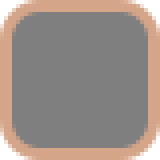
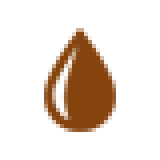
Comparing the layer stacks of the two 160 × 160 images. Changes:
added layer "Layer 3" above "PH" over [44, 28, 116, 132]
hid "bee_bg" over [0, 0, 160, 160]
